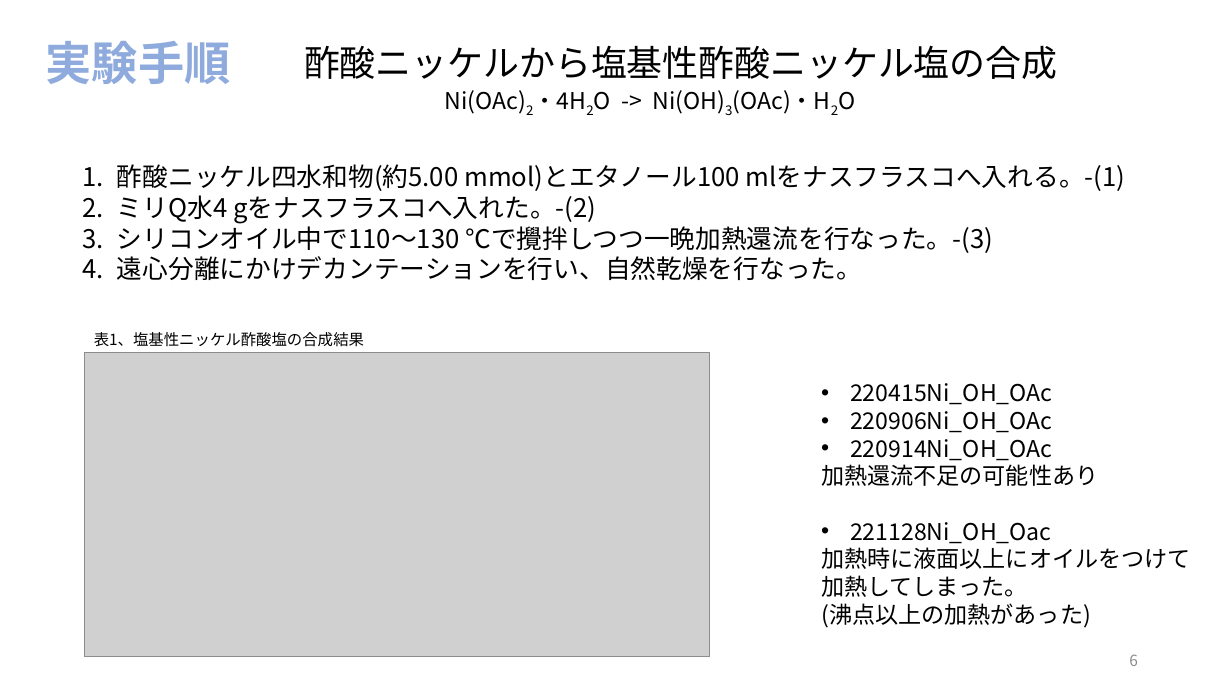
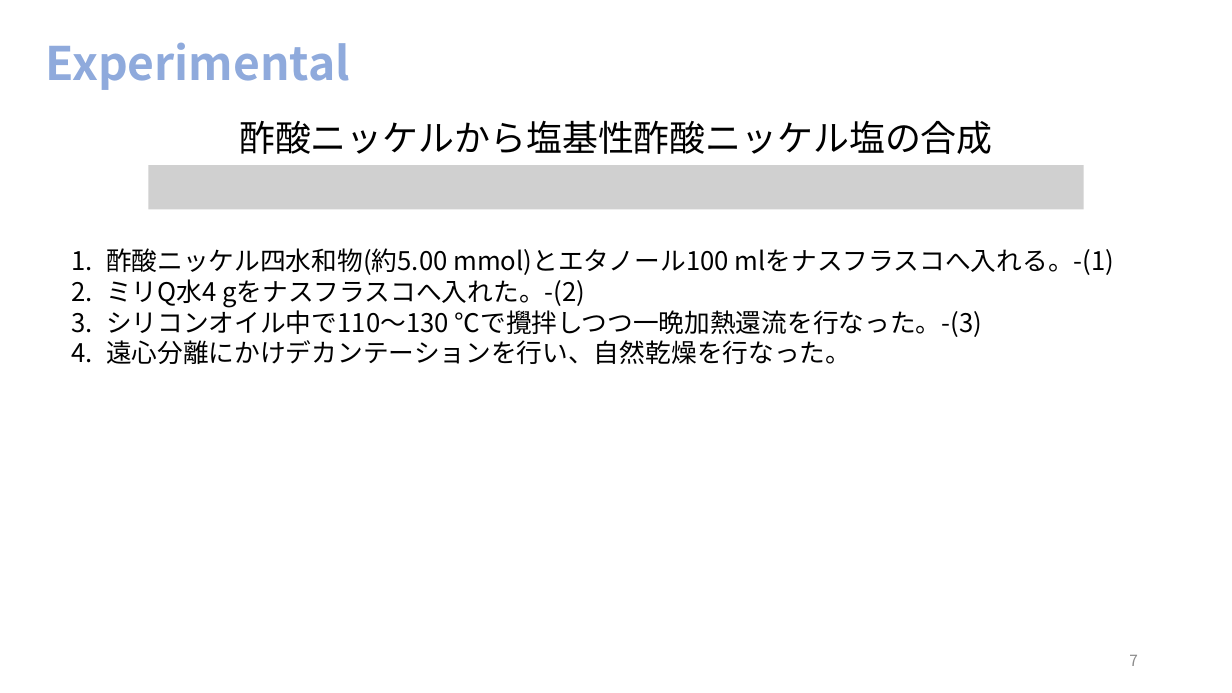
Before and after one commit to akidon0000/graduation-thesis, a slide deck: slide 7 of 卒論スライド 松山晃大.pptx (slide 6 before the commit). Drawn at 1232x693 pixels with LibreOffice and Linux fonts; fonts in the diff are those of the drawing; grey boxes stand for pictures. Boxes give left, top, right and bottom in pixels: in the first picture for what was removed or moved away, otherwise in the second. Text is boxed around its words. In the diff, an @@ line names an element or a change of style, - is before the commit and + after.

```diff
--- a/卒論スライド 松山晃大.pptx
+++ b/卒論スライド 松山晃大.pptx
@@ title at (x1=46, y1=42, x2=350, y2=90): text changed @@
-実験手順
+Experimental
@@ text "酢酸ニッケルから塩基性酢酸ニッケル塩の合成" moved from (x1=117, y1=45, x2=1126, y2=280) to (x1=106, y1=120, x2=1115, y2=364) @@
@@ text at (x1=445, y1=90, x2=831, y2=115): paragraph removed @@
-Ni(OAc)2・4H2O -> Ni(OH)3(OAc)・H2O
@@ picture added at (x1=149, y1=165, x2=1084, y2=210) @@
@@ picture removed at (x1=85, y1=353, x2=710, y2=658) @@
@@ text removed at (x1=94, y1=332, x2=364, y2=347) @@
-表1、塩基性ニッケル酢酸塩の合成結果
@@ text removed at (x1=821, y1=383, x2=1191, y2=628) @@
-• 220415Ni_OH_OAc
-• 220906Ni_OH_OAc
-• 220914Ni_OH_OAc
-加熱還流不足の可能性あり
-• 221128Ni_OH_Oac
-加熱時に液面以上にオイルをつけて
-加熱してしまった。
-(沸点以上の加熱があった)
@@ page number at (x1=1129, y1=655, x2=1138, y2=666): text changed @@
-6
+7
```
Also in this commit, not shown: 4 other slides changed, 8 slides added, 2 slides removed, 5 other files.
